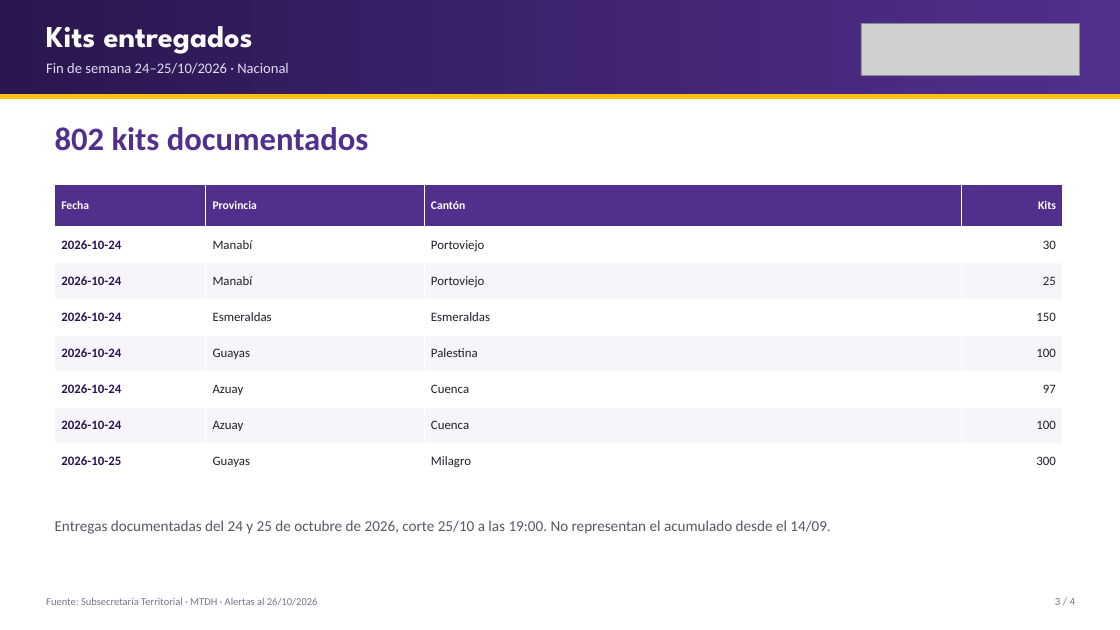
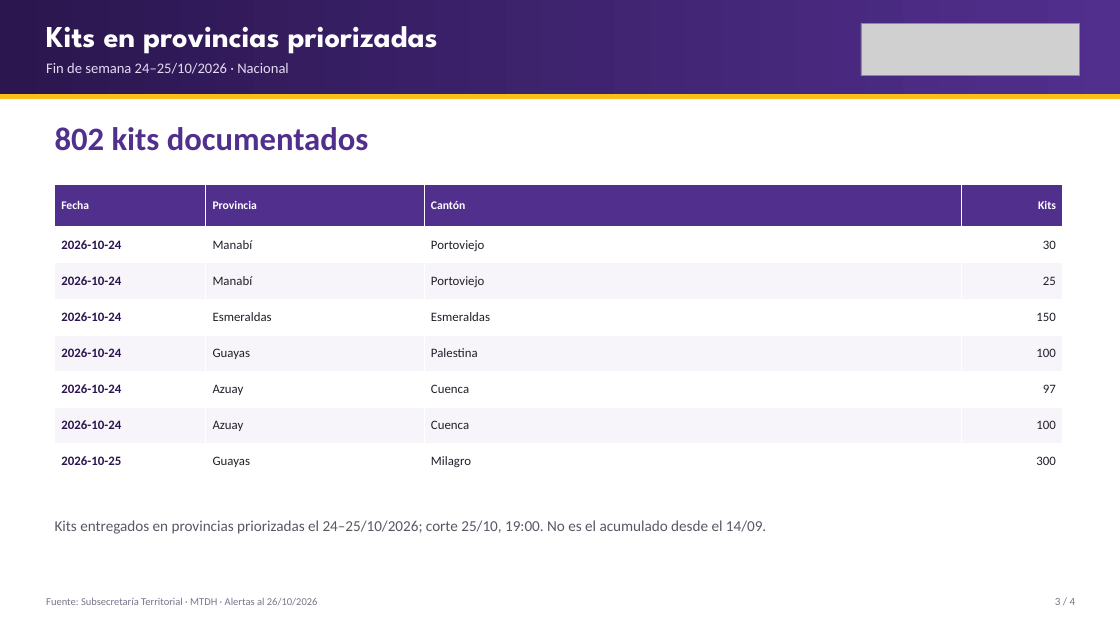
Before and after one commit to JuanAmbuludi/Sistema-Reporte-MTDH, a slide deck: slide 3 of docs/reportes/Seguimiento_ENOS_2026-10-26.pptx. Drawn at 1120x630 pixels with LibreOffice and Linux fonts; fonts in the diff are those of the drawing; grey boxes stand for pictures. Boxes give left, top, right and bottom in pixels: in the first picture for what was removed or moved away, otherwise in the second. Text is boxed around its words. In the diff, an @@ line names an element or a change of style, - is before the commit and + after.

Commit message:
Aclarar entregas de kits en provincias priorizadas en tablero y exportables

```diff
--- a/docs/reportes/Seguimiento_ENOS_2026-10-26.pptx
+++ b/docs/reportes/Seguimiento_ENOS_2026-10-26.pptx
@@ text at bbox=[46, 26, 438, 54]: text changed @@
-Kits entregados
+Kits en provincias priorizadas
@@ text at bbox=[55, 520, 766, 534]: text changed @@
-Entregas documentadas del 24 y 25 de octubre de 2026, corte 25/10 a las 19:00. No representan el acumulado desde el 14/09.
+Kits entregados en provincias priorizadas el 24–25/10/2026; corte 25/10, 19:00. No es el acumulado desde el 14/09.
```
Also in this commit, not shown: 1 other slide changed, 10 other files.
